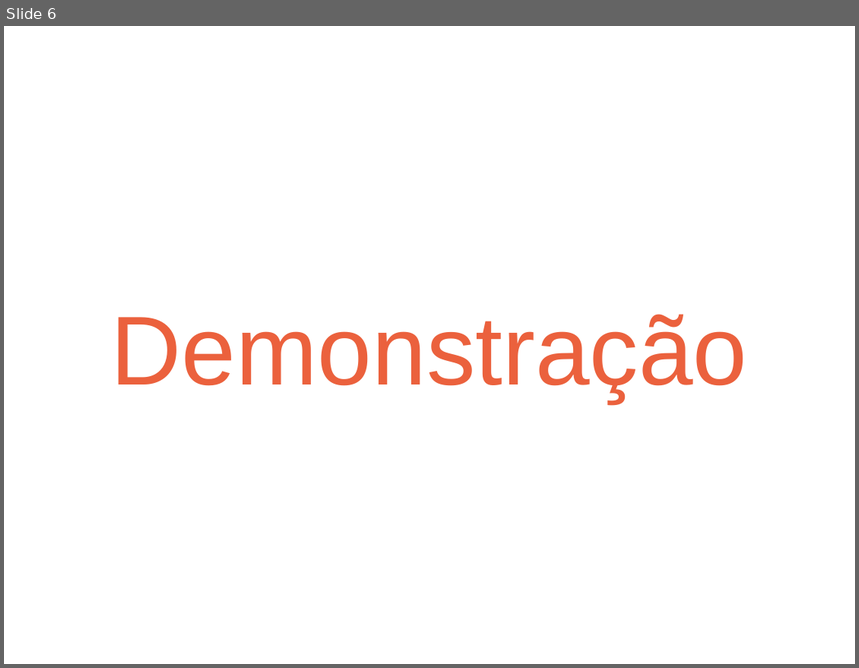
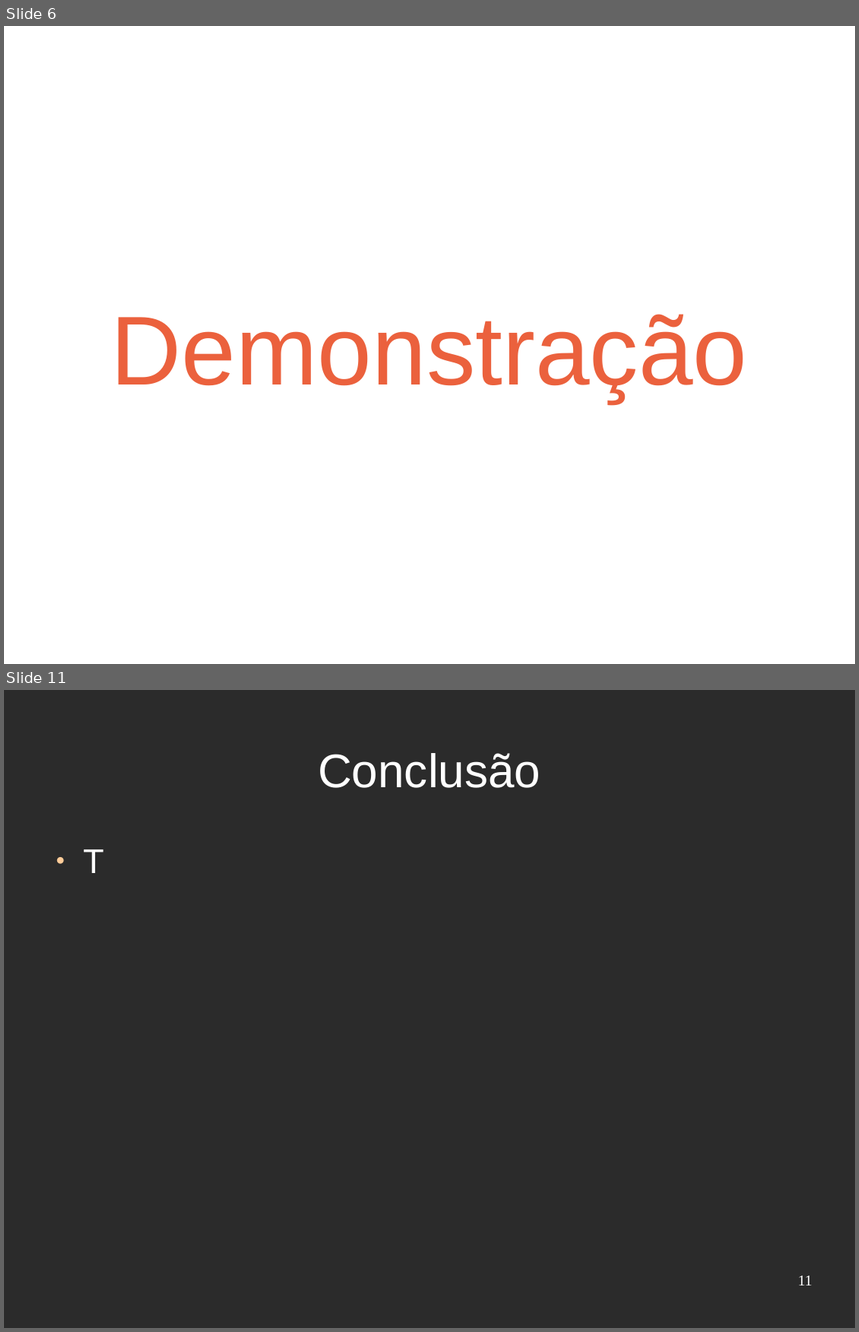
Before and after one commit to djjorjinho/mutworange_2011, a slide deck: documents/presentation/apresentacao_portugal.odp. Shown one above the other, each under a label of ours: slide 6 before the commit, slides 6 and 11 after it; the slides between them are not shown. The pictures are 859x668 and 859x1332 pixels, drawn with LibreOffice and Linux fonts; fonts in the diff are those of the drawing; background and template pictures are left out; a plain dark background stands for a picture behind light text. Boxes give left, top, right and bottom in pixels: in the first picture for what was removed or moved away, otherwise in the second. Text is boxed around its words. In the diff, an @@ line names an element or a change of style, - is before the commit and + after.

```diff
--- a/documents/presentation/apresentacao_portugal.odp
+++ b/documents/presentation/apresentacao_portugal.odp
@@ slide 11 added at bbox=[4, 690, 855, 1328], background picture (left out) @@
@@ title added at bbox=[318, 753, 541, 788], 44 pt, text #FFFFFF @@
+Conclusão
@@ text added at bbox=[83, 850, 104, 873], 32 pt, text #FFFFFF @@
+● T
@@ page number added at bbox=[798, 1276, 813, 1286], 14 pt, text #FFFFFF @@
+11
```
Also in this commit, not shown: 3 slides changed, 2 other slides added, 2 slides removed, 1 other file.
